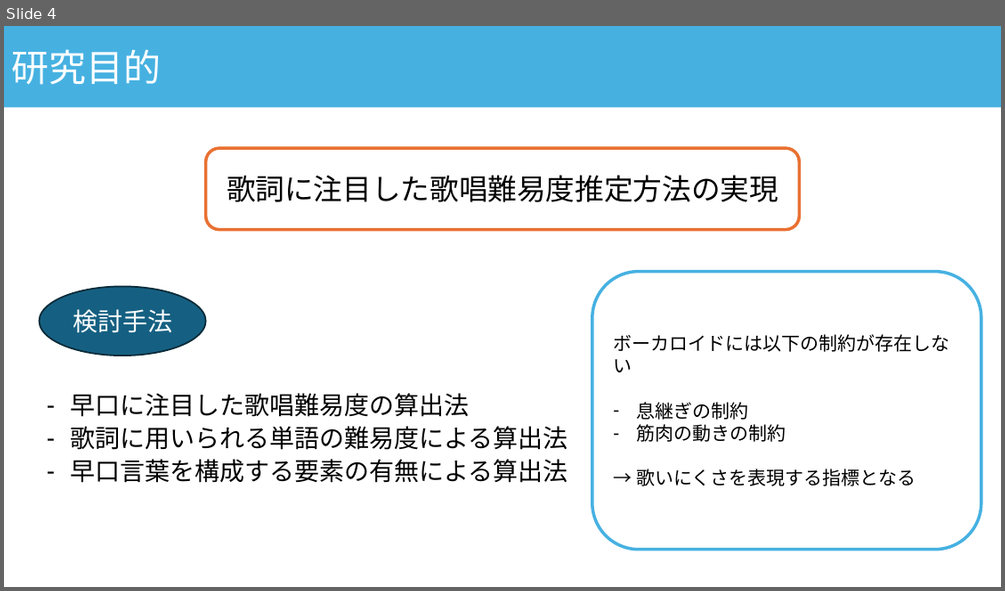
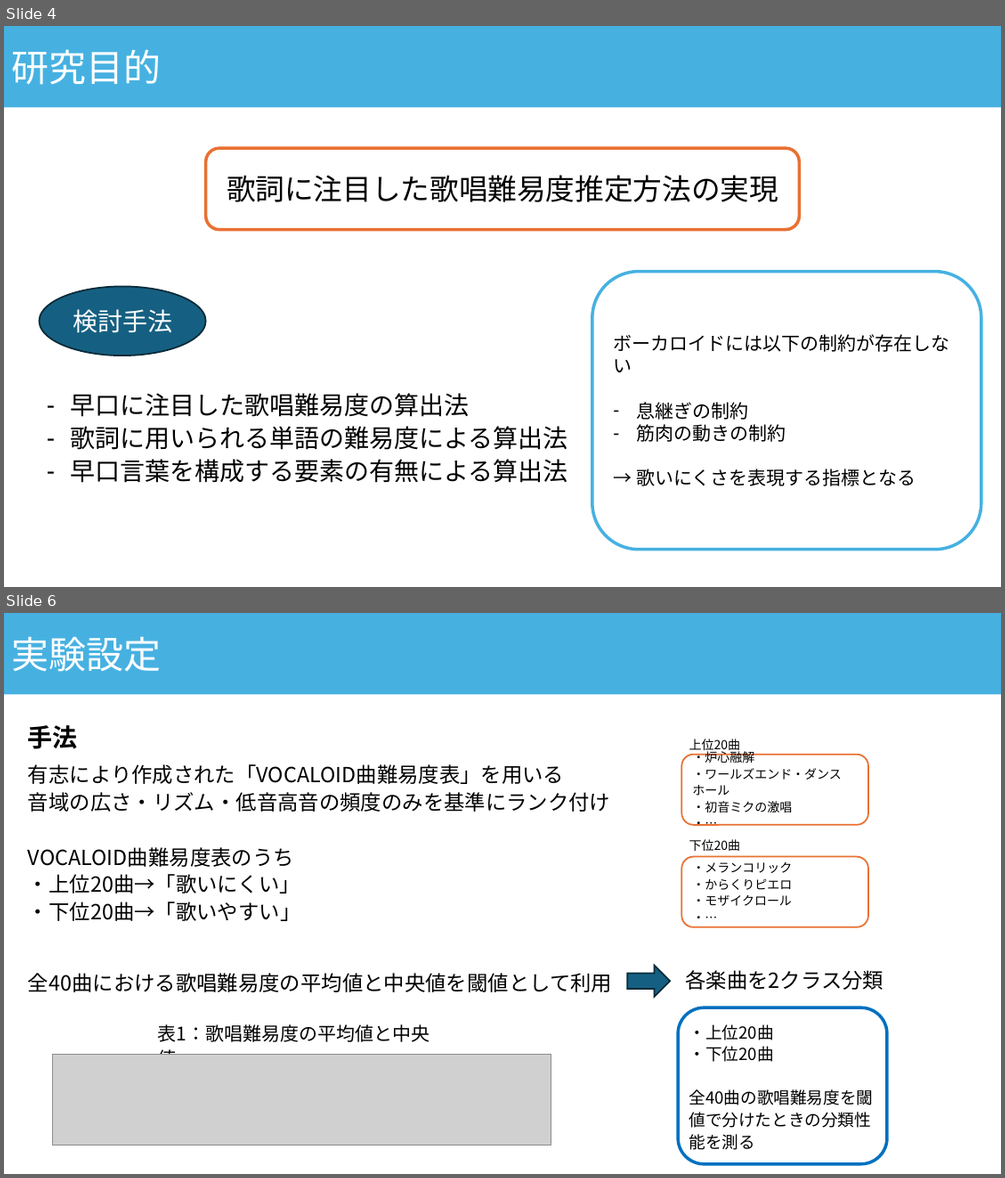
Before and after one commit to asn407/20241221, a slide deck: 年末発表.pptx. Shown one above the other, each under a label of ours: slide 4 before the commit, slides 4 and 6 after it; the slides between them are not shown. The pictures are 1005x591 and 1005x1178 pixels, drawn with LibreOffice and Linux fonts; fonts in the diff are those of the drawing; grey boxes stand for pictures. Boxes give left, top, right and bottom in pixels: in the first picture for what was removed or moved away, otherwise in the second. Text is boxed around its words. In the diff, an @@ line names an element or a change of style, - is before the commit and + after.

Commit message:
docs: 漢字による歌唱難易度推定のスライド作成

```diff
--- a/年末発表.pptx
+++ b/年末発表.pptx
@@ slide 6 added at [4,613,1001,1174], background #FFFFFF @@
@@ rectangle added at [4,613,1001,695], fill #46B1E1, 36 pt, text #FFFFFF @@
+実験設定
@@ text added at [28,725,78,749], 24 pt, text #000000, bold @@
+手法
@@ text added at [689,738,741,753], 12 pt, text #000000 @@
+上位20曲
@@ text added at [28,764,610,921], 20 pt, text #000000 @@
+有志により作成された「VOCALOID曲難易度表」を用いる
+音域の広さ・リズム・低音高音の頻度のみを基準にランク付け
+VOCALOID曲難易度表のうち
+・上位20曲→「歌いにくい」
+・下位20曲→「歌いやすい」
@@ rounded rectangle added at [681,755,868,825], fill #FFFFFF, outline #E97132 1.5 pt, 12 pt, text #000000 @@
+・炉心融解
+・ワールズエンド・ダンスホール
+・初音ミクの激唱
+・…
@@ text added at [689,839,741,851], 12 pt, text #000000 @@
+下位20曲
@@ rounded rectangle added at [681,857,868,927], fill #FFFFFF, outline #E97132 1.5 pt, 12 pt, text #000000 @@
+・メランコリック
+・からくりピエロ
+・モザイクロール
+・…
@@ text added at [28,973,612,992], 20 pt, text #000000 @@
+全40曲における歌唱難易度の平均値と中央値を閾値として利用
@@ right arrow added at [628,965,671,997], fill #156082, outline #092A39 1.5 pt @@
@@ text added at [685,970,883,989], 20 pt, text #000000 @@
+各楽曲を2クラス分類
@@ rounded rectangle added at [678,1008,887,1164], fill #FFFFFF, outline #0070C0 3 pt @@
@@ text added at [158,1024,430,1054], 18 pt, text #000000 @@
+表1：歌唱難易度の平均値と中央値
@@ text added at [689,1024,874,1105], 16 pt, text #000000 @@
+・上位20曲
+・下位20曲
+全40曲の歌唱難易度を閾値で分けたときの分類性能を測る
@@ picture added at [53,1054,551,1145] @@
```
Also in this commit, not shown: 1 slide changed, 5 other slides added, 1 other file.
